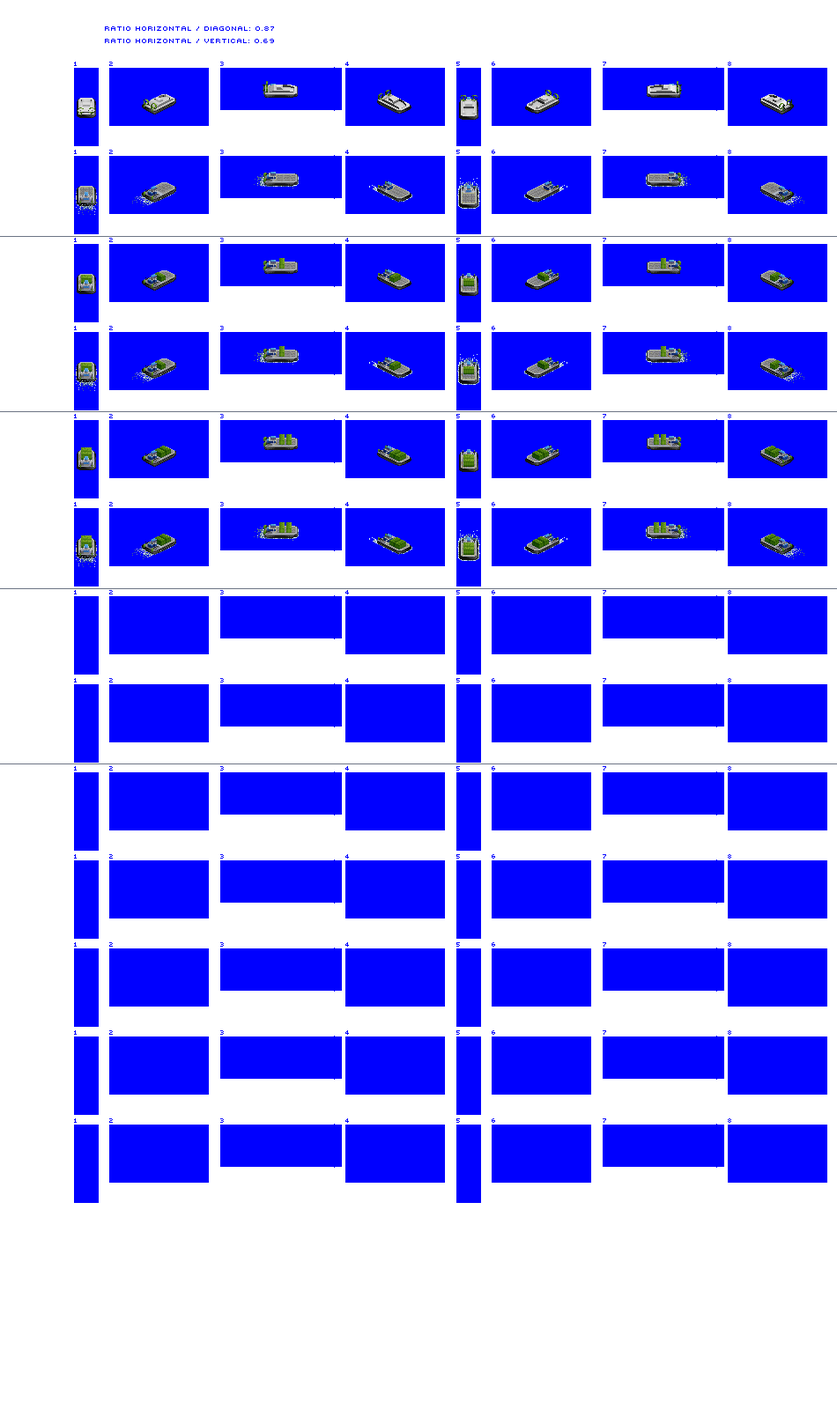
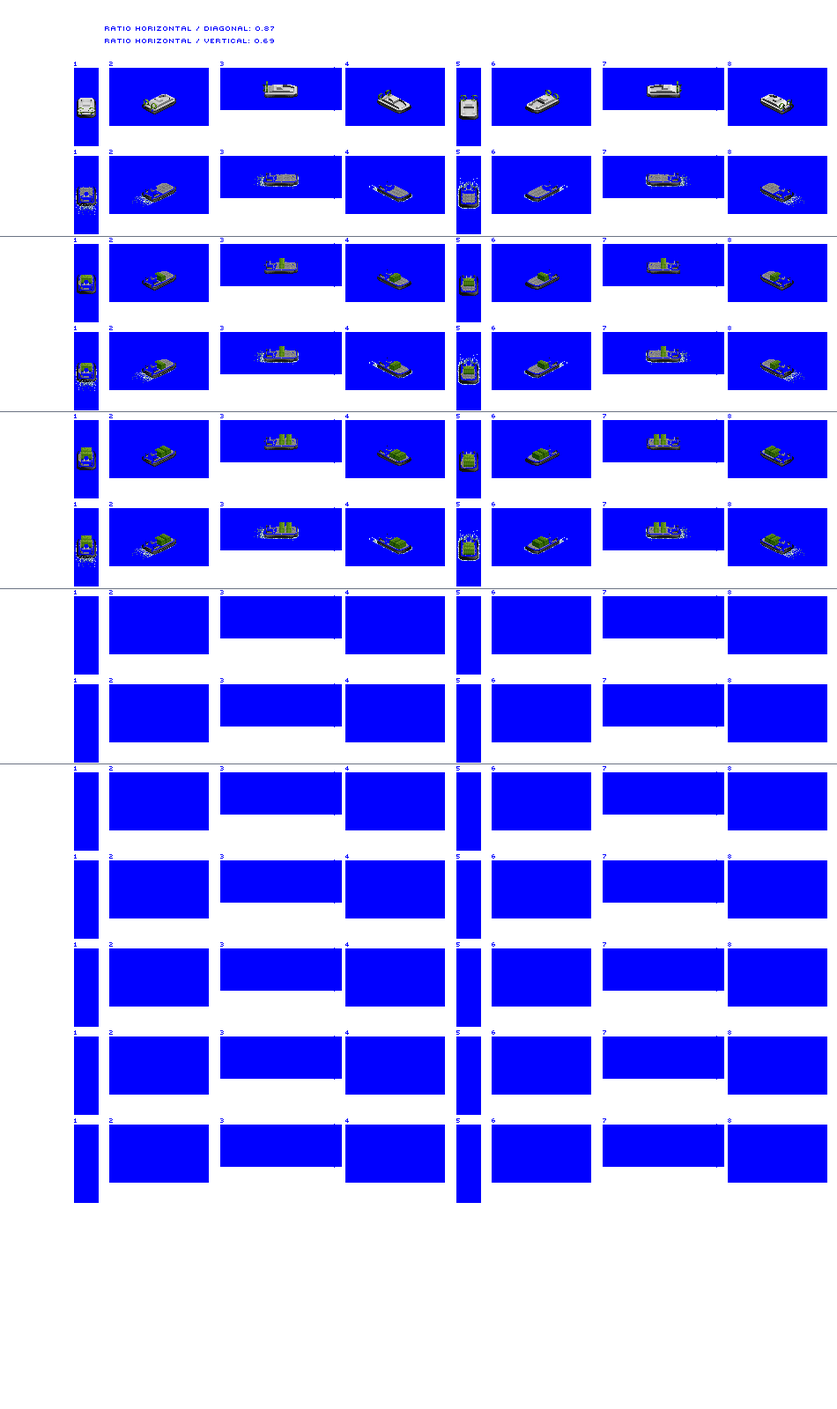
Layered file, before and after one edit (837x1409). Changes by layer:
removed layer "Hovercraft Freight Medium" over [78, 83, 792, 557]
moved "Hovercraft Mixed Medium" above "ratio horizontal / diagonal: 0", painted on it over [78, 83, 792, 557]
